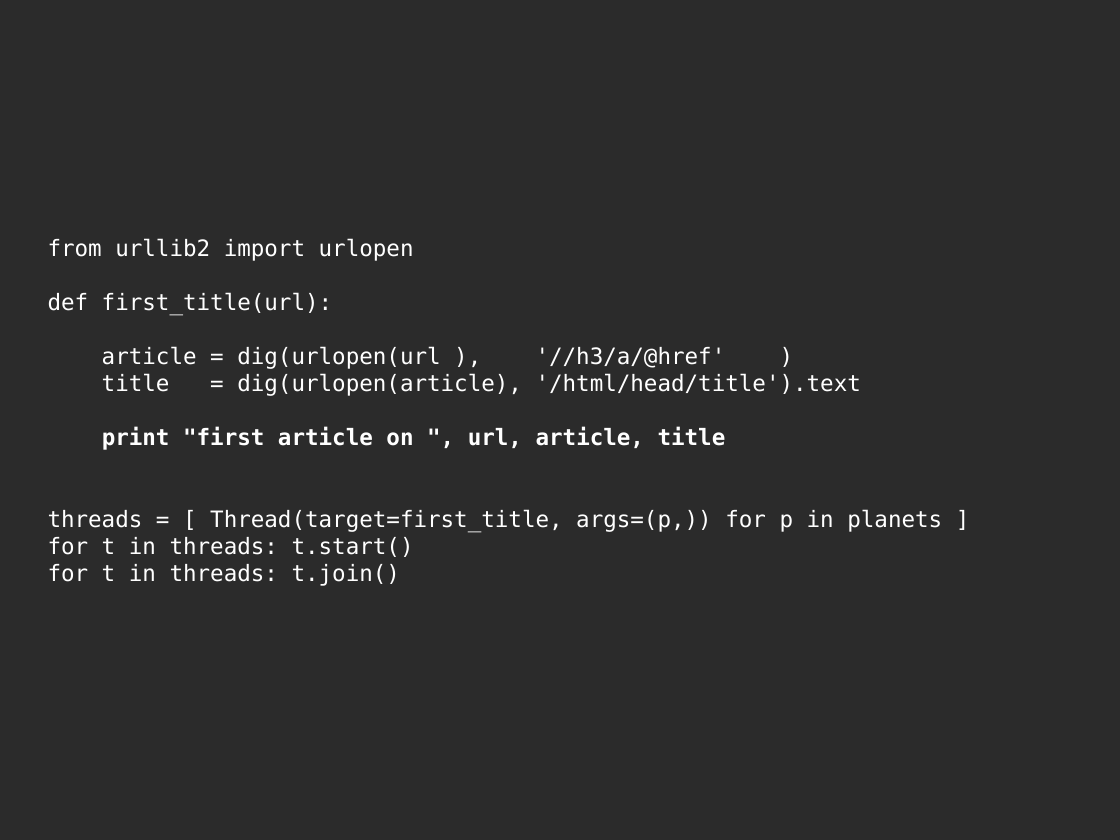
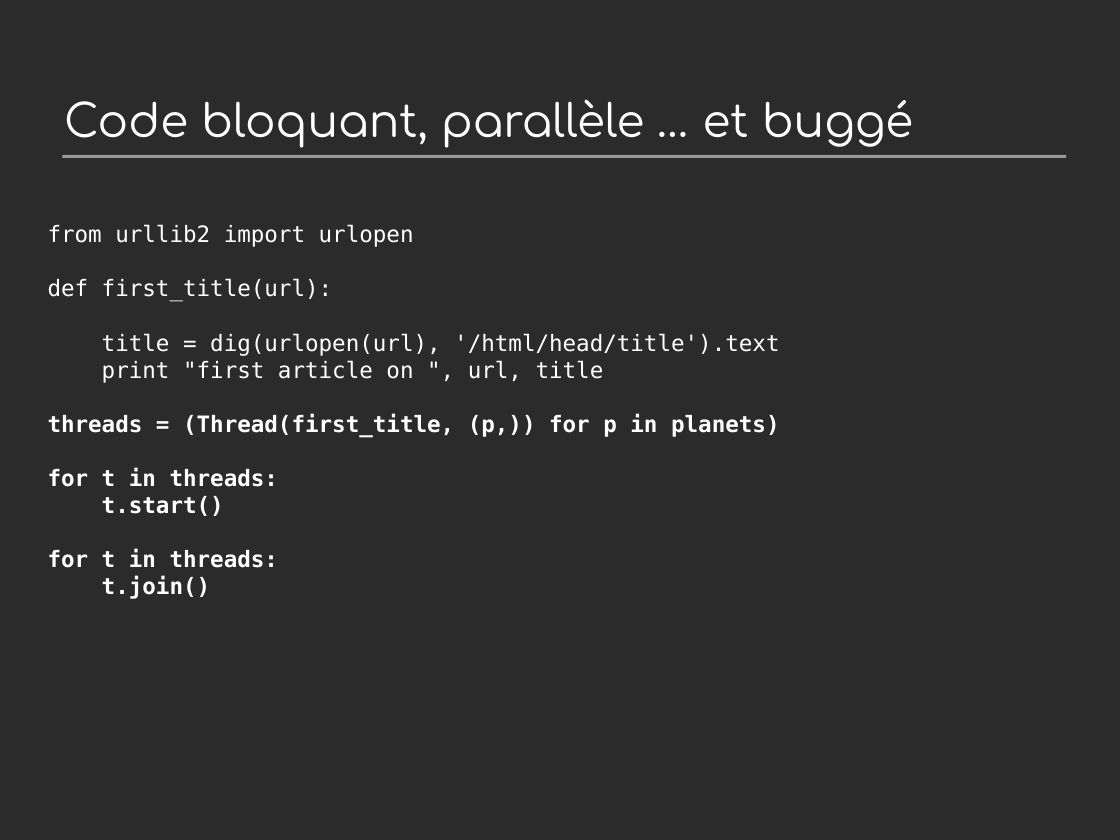
Before and after one commit to jdb/jdb.github.com, a slide deck: slide 10 of imap_idle/pycon-presentation/imap-idle-makingoff.odp. Drawn at 1120x840 pixels with LibreOffice and Linux fonts; fonts in the diff are those of the drawing; background and template pictures are left out; a plain dark background stands for a picture behind light text. Boxes give left, top, right and bottom in pixels: in the first picture for what was removed or moved away, otherwise in the second. Text is boxed around its words. In the diff, an @@ line names an element or a change of style, - is before the commit and + after.

```diff
--- a/imap_idle/pycon-presentation/imap-idle-makingoff.odp
+++ b/imap_idle/pycon-presentation/imap-idle-makingoff.odp
@@ title added at [64, 99, 913, 147], 32 pt, text #FFFFFF @@
+Code bloquant, parallèle … et buggé
@@ line added from (62, 157) to (1066, 157), #999999 2.15 pt @@
@@ title at [48, 224, 779, 599]: text changed @@
-from urllib2 import urlopen
-def first_title(url):
-article = dig(urlopen(url ), '//h3/a/@href' )
-title = dig(urlopen(article), '/html/head/title').text
-print "first article on ", url, article, title
-threads = [ Thread(target=first_title, args=(p,)) for p in planets ]
-for t in threads: t.start()
-for t in threads: t.join()
+from urllib2 import urlopen
+def first_title(url):
+title = dig(urlopen(url), '/html/head/title').text
+print "first article on ", url, title
+threads = (Thread(first_title, (p,)) for p in planets)
+for t in threads:
+t.start()
+for t in threads:
+t.join()
```
Also in this commit, not shown: 6 other slides changed, 27 slides added, 9 slides removed, 3 other files.
